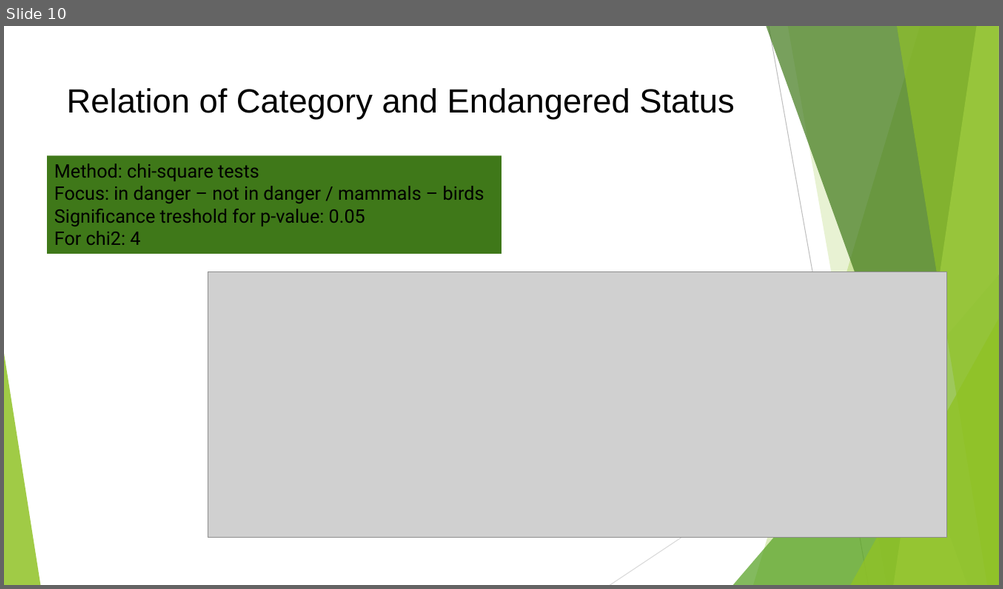
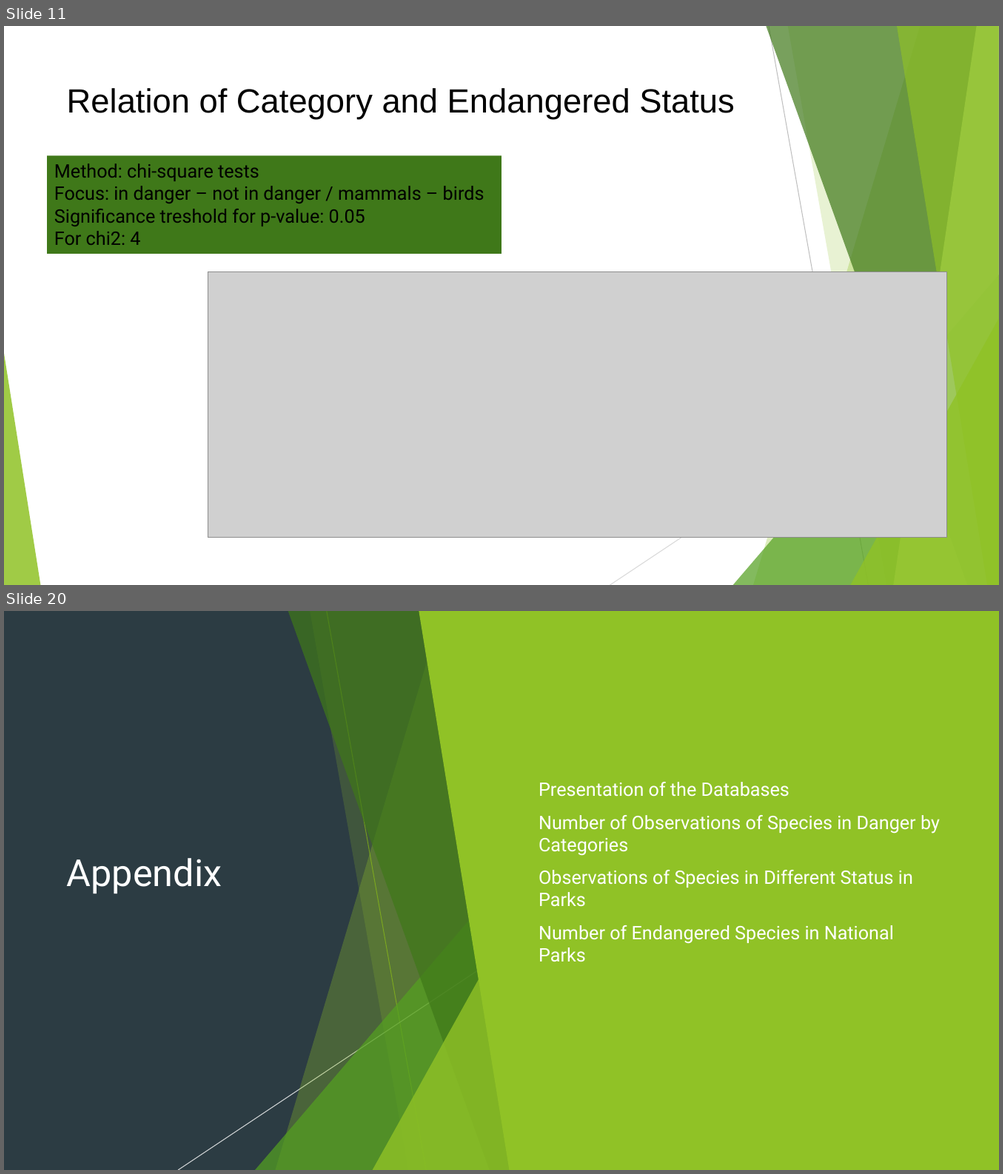
Before and after one commit to kgveronka/biodiversity, a slide deck: Biodiversity in National Parks.pptx. Shown one above the other, each under a label of ours: slide 10 before the commit, slides 11 and 20 after it; the slides between them are not shown. The pictures are 1003x589 and 1003x1174 pixels, drawn with LibreOffice and Linux fonts; fonts in the diff are those of the drawing; grey boxes stand for pictures. Boxes give left, top, right and bottom in pixels: in the first picture for what was removed or moved away, otherwise in the second. Text is boxed around its words. In the diff, an @@ line names an element or a change of style, - is before the commit and + after.

Commit message:
Update Biodiversity in National Parks.pptx
update slides

```diff
--- a/Biodiversity in National Parks.pptx
+++ b/Biodiversity in National Parks.pptx
@@ slide 20 added at (x1=4, y1=611, x2=999, y2=1170), background #2C3C43; not listed: 8 template elements that a slide beside it also shows @@
@@ rectangle added at (x1=4, y1=611, x2=999, y2=1170), fill #2C3C43 @@
@@ freeform shape added at (x1=276, y1=611, x2=521, y2=1170), fill #90C226 at 30% opacity @@
@@ freeform shape added at (x1=287, y1=611, x2=521, y2=1170), fill #3F7819 at 70% opacity @@
@@ freeform shape added at (x1=310, y1=611, x2=521, y2=1170), fill #90C226 at 20% opacity @@
@@ line added from (327, 611) to (427, 1170), #6C921D 0.75 pt @@
@@ freeform shape added at (x1=419, y1=611, x2=999, y2=1170), fill #90C226 @@
@@ line added from (768, 611) to (868, 1170), #000000 0.75 pt @@
@@ text added at (x1=538, y1=782, x2=939, y2=963), 18 pt, text #FFFFFF @@
+▶ Presentation of the Databases
+▶ Number of Observations of Species in Danger by Categories
+▶ Observations of Species in Different Status in Parks
+▶ Number of Endangered Species in National Parks
@@ title added at (x1=67, y1=858, x2=222, y2=894), 36 pt, text #FFFFFF @@
+Appendix
@@ triangle added at (x1=255, y1=860, x2=521, y2=1170), fill #54A021 at 72% opacity @@
@@ line added from (566, 911) to (178, 1170), #FFFFFF 0.75 pt @@
@@ triangle added at (x1=373, y1=904, x2=521, y2=1170), fill #90C226 at 80% opacity @@
@@ line added from (999, 911) to (610, 1170), #000000 0.75 pt @@
@@ what was slide 10 is now slide 11 @@
```
Also in this commit, not shown: 14 slides changed, 6 other slides added, 4 slides removed.
